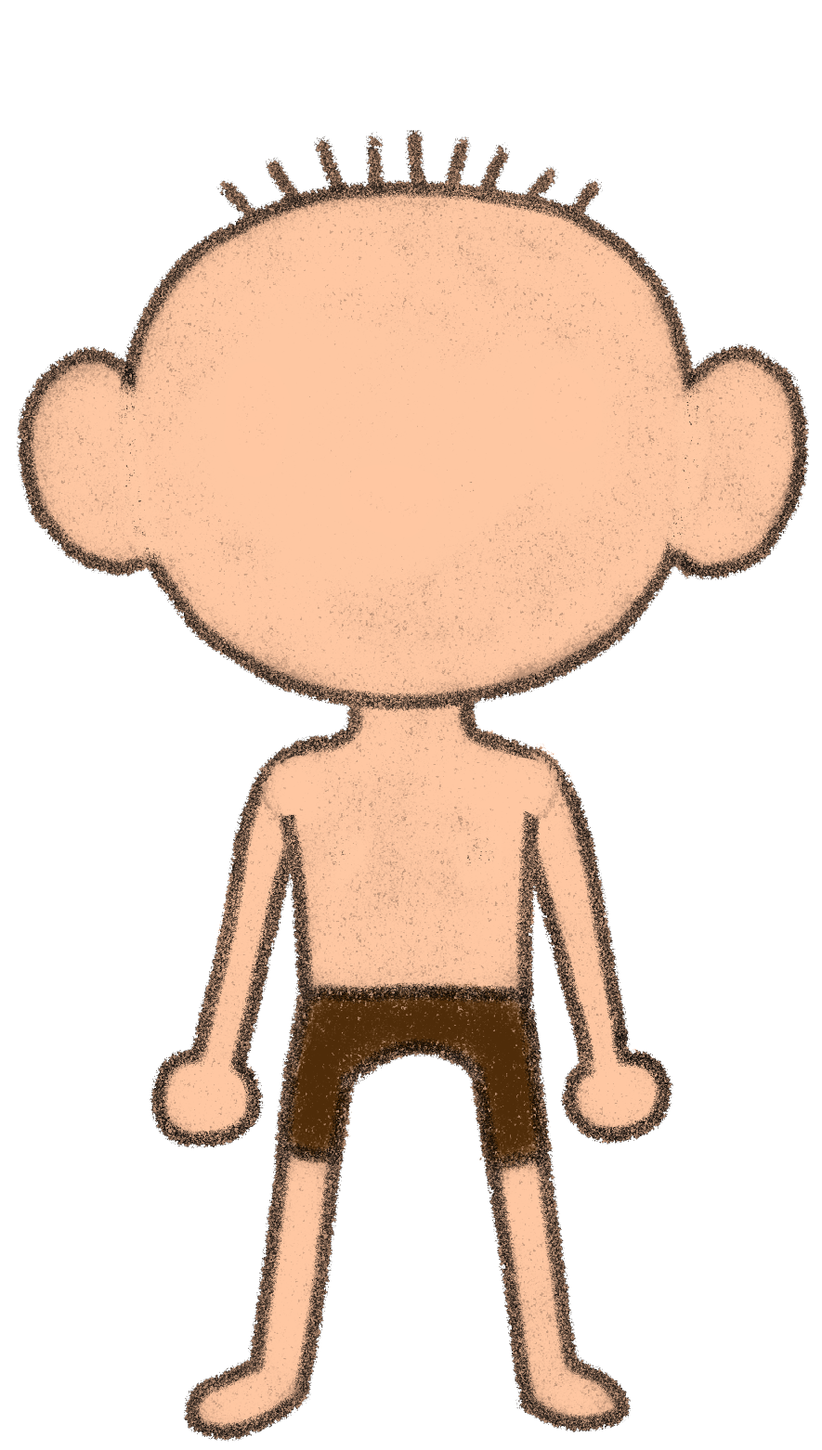
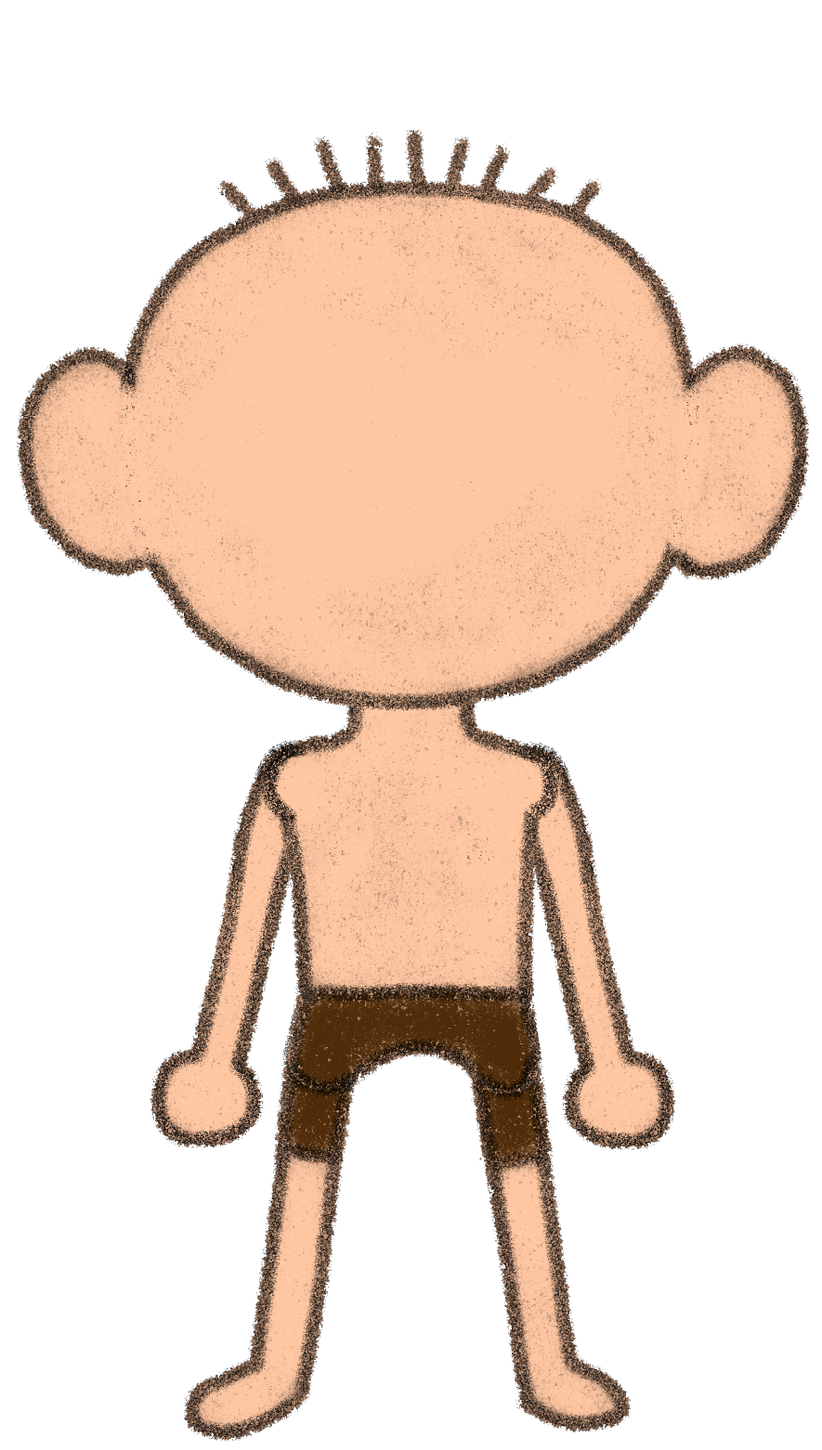
Layered file, before and after one edit (822px x 1450px). Changes by layer:
painted on "cuerpo" over [259,700,560,1102]
painted on "2_brazo_izq" over [255,737,310,826]
renamed "3_brazo_derecho" to "2_brazo der", painted on it over [505,741,676,1151]
painted on "pierna_derecha" over [470,1011,532,1080]
painted on "pierna izq" over [281,1002,360,1089]
